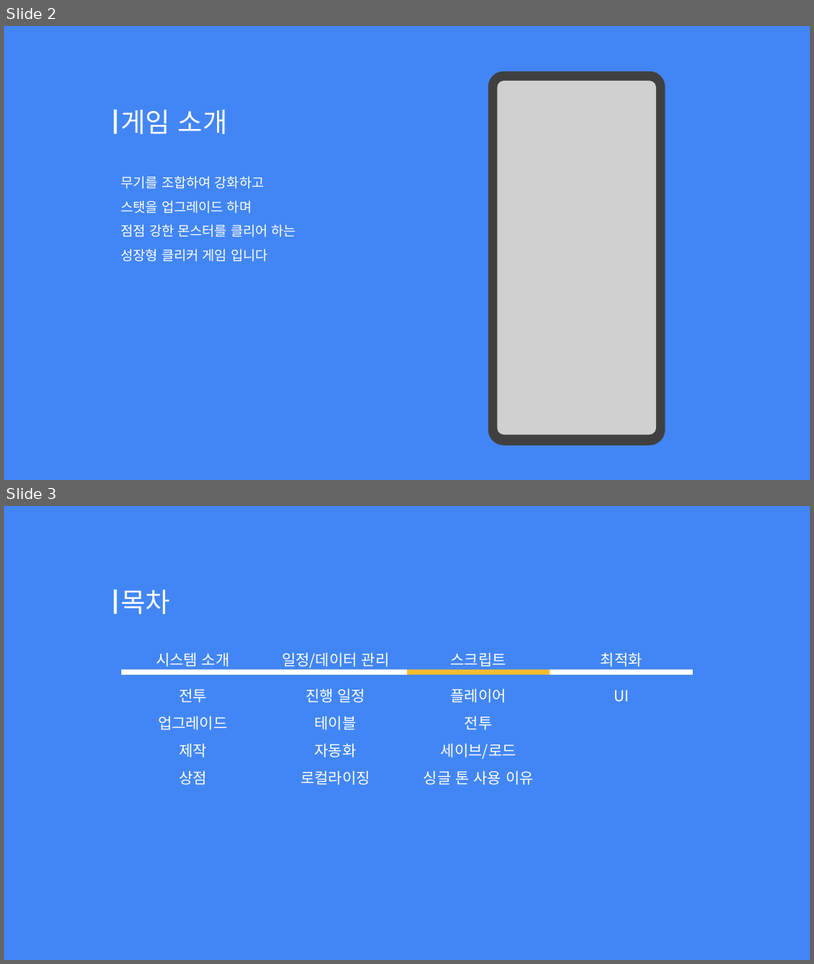
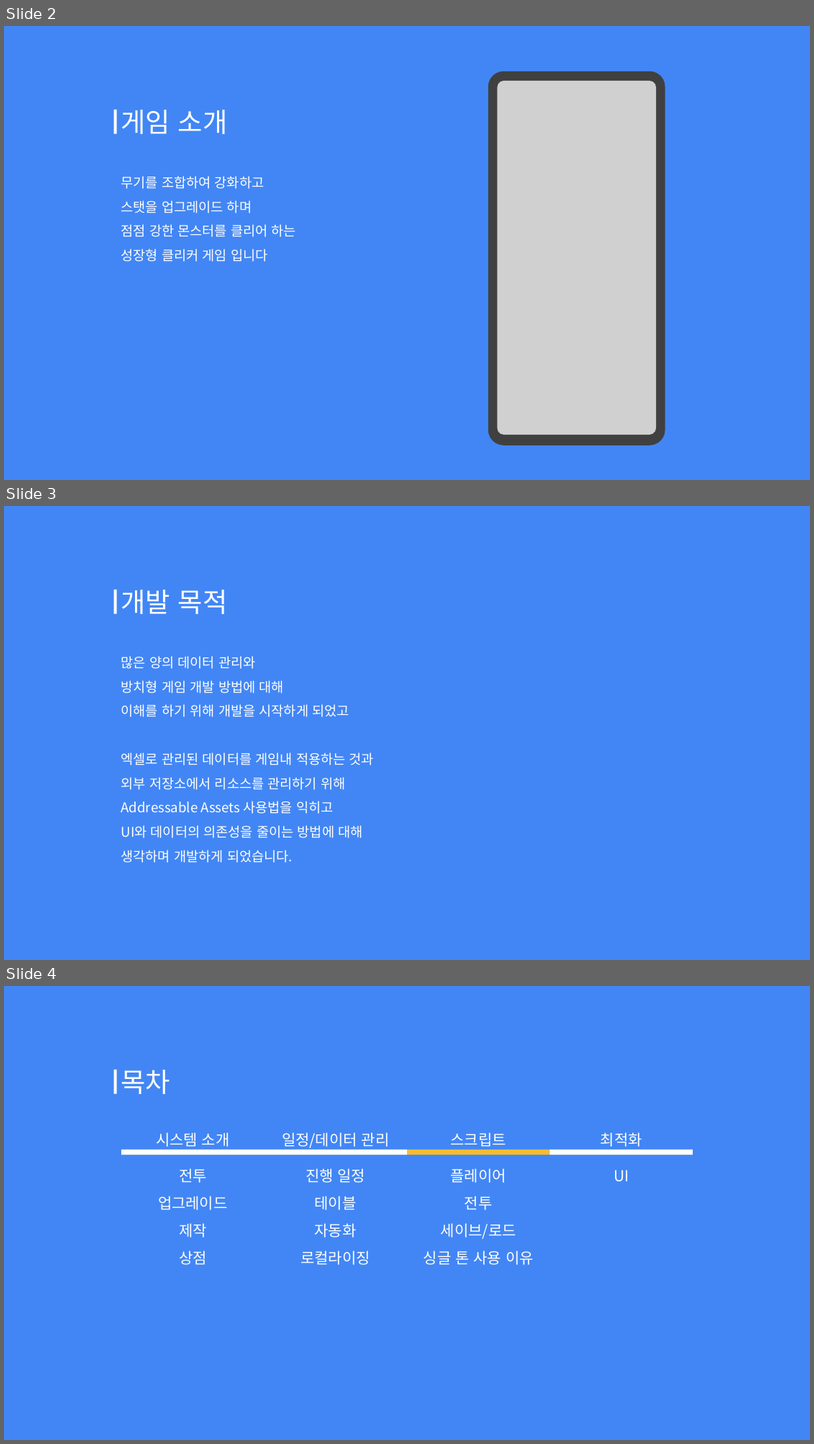
Before and after one commit to Hoyeom/CS-ClickerGame, a slide deck: Documents/TabHero.pptx. Shown one above the other, each under a label of ours: slides 2 and 3 before the commit, slides 2, 3 and 4 after it. The pictures are 814x964 and 814x1444 pixels, drawn with LibreOffice and Linux fonts; fonts in the diff are those of the drawing; grey boxes stand for pictures. Boxes give left, top, right and bottom in pixels: in the first picture for what was removed or moved away, otherwise in the second. Text is boxed around its words. In the diff, an @@ line names an element or a change of style, - is before the commit and + after.

```diff
--- a/Documents/TabHero.pptx
+++ b/Documents/TabHero.pptx
@@ slide 3 added at [4,506,810,960], background #4286F5 @@
@@ rectangle added at [114,590,117,614], fill #FFFFFF @@
@@ text added at [121,590,228,614], 32 pt, text #FFFFFF @@
+개발 목적
@@ text added at [121,656,374,862], 16 pt, text #FFFFFF @@
+많은 양의 데이터 관리와
+방치형 게임 개발 방법에 대해
+이해를 하기 위해 개발을 시작하게 되었고
+엑셀로 관리된 데이터를 게임내 적용하는 것과
+외부 저장소에서 리소스를 관리하기 위해
+Addressable Assets 사용법을 익히고
+UI와 데이터의 의존성을 줄이는 방법에 대해
+생각하며 개발하게 되었습니다.
@@ what was slide 3 is now slide 4 @@
```
Also in this commit, not shown: 1 other slide added.
